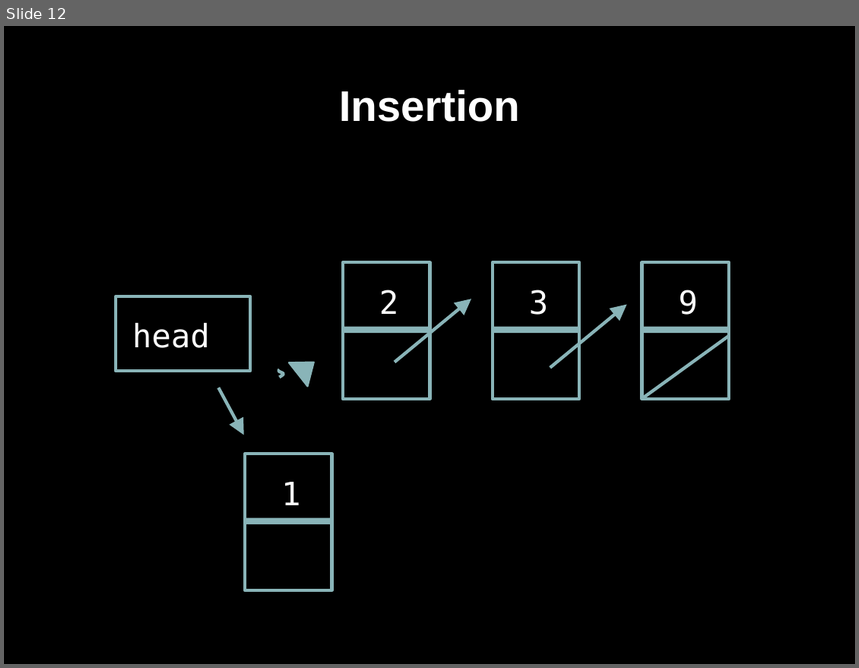
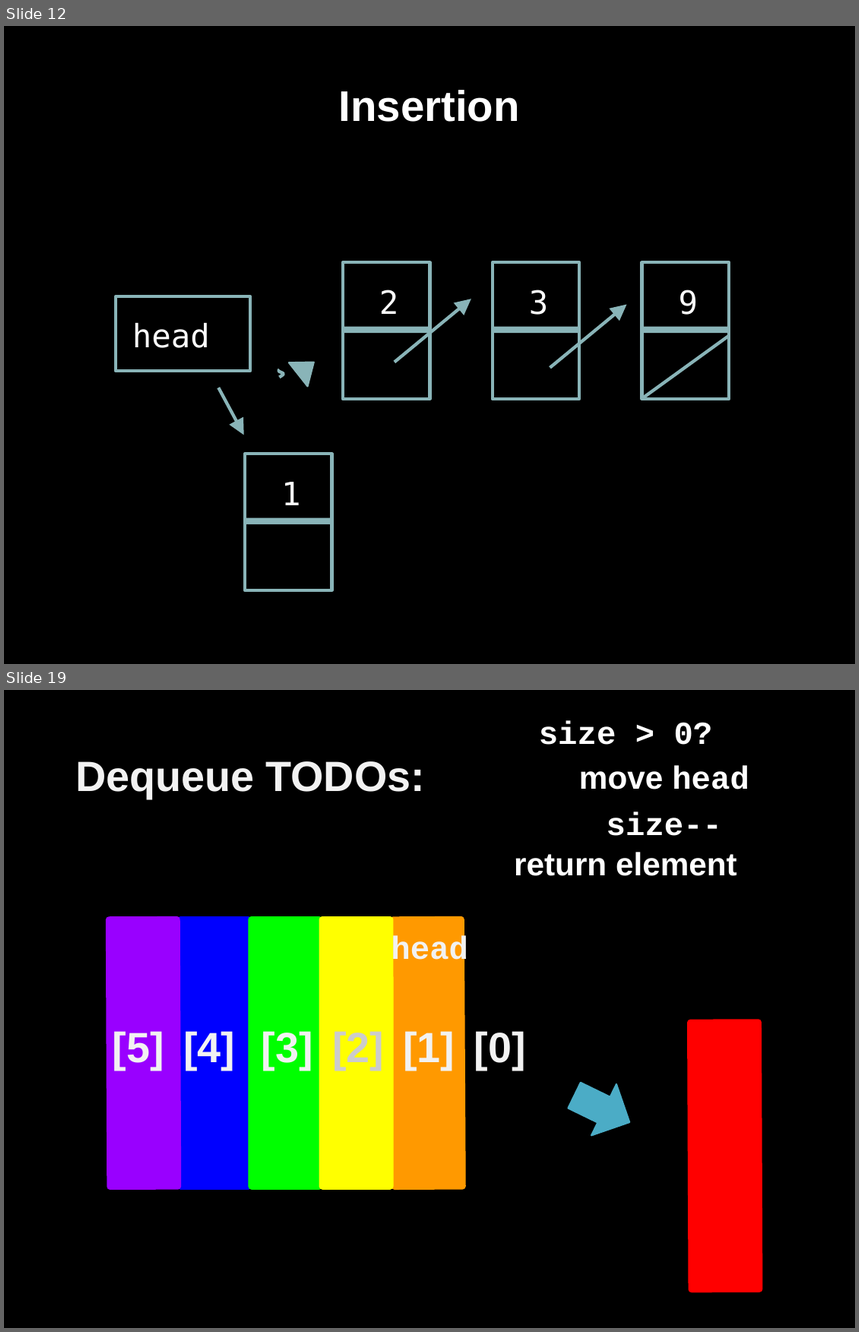
Before and after one commit to bagustris/prokom-tf, a slide deck: prokom6.odp. Shown one above the other, each under a label of ours: slide 12 before the commit, slides 12 and 19 after it; the slides between them are not shown. The pictures are 859x668 and 859x1332 pixels, drawn with LibreOffice and Linux fonts; fonts in the diff are those of the drawing. Boxes give left, top, right and bottom in pixels: in the first picture for what was removed or moved away, otherwise in the second. Text is boxed around its words. In the diff, an @@ line names an element or a change of style, - is before the commit and + after.

```diff
--- a/prokom6.odp
+++ b/prokom6.odp
@@ slide 19 added at (x1=4, y1=690, x2=855, y2=1328), background #000000 @@
@@ text added at (x1=514, y1=720, x2=750, y2=876), 30 pt, text #FFFFFF, bold @@
+size > 0?
+move head
+size--
+return element
+{
@@ text added at (x1=75, y1=761, x2=425, y2=799), 39.5 pt, text #F2F2F2, bold @@
+Dequeue TODOs:
@@ rectangle added at (x1=110, y1=920, x2=178, y2=1187), fill #9900FF, outline #9900FF 6.01 pt @@
@@ rectangle added at (x1=181, y1=920, x2=249, y2=1187), fill #0000FF, outline #0000FF 6.01 pt @@
@@ rectangle added at (x1=252, y1=920, x2=320, y2=1187), fill #00FF00, outline #00FF00 6.01 pt @@
@@ rectangle added at (x1=322, y1=920, x2=390, y2=1187), fill #FFFF00, outline #FFFF00 6.01 pt @@
@@ text added at (x1=391, y1=936, x2=468, y2=969), 30 pt, text #F2F2F2, bold @@
+head
@@ rectangle added at (x1=393, y1=920, x2=463, y2=1187), fill #FF9900, outline #FF9900 6.01 pt @@
@@ text added at (x1=113, y1=1031, x2=164, y2=1071), 39.5 pt, text #F2F2F2, bold @@
+[5]
@@ text added at (x1=183, y1=1031, x2=235, y2=1071), 39.5 pt, text #F2F2F2, bold @@
+[4]
@@ text added at (x1=262, y1=1031, x2=313, y2=1071), 39.5 pt, text #F2F2F2, bold @@
+[3]
@@ text added at (x1=332, y1=1031, x2=384, y2=1071), 39.5 pt, text #CCCCCC, bold @@
+[2]
@@ text added at (x1=403, y1=1031, x2=455, y2=1071), 39.5 pt, text #F2F2F2, bold @@
+[1]
@@ text added at (x1=474, y1=1031, x2=526, y2=1071), 39.5 pt, text #F2F2F2, bold @@
+[0]
@@ rectangle added at (x1=691, y1=1023, x2=760, y2=1290), fill #FF0000, outline #FF0000 6.01 pt @@
@@ right arrow added at (x1=563, y1=1070, x2=643, y2=1148), fill #4BACC6, outline #4BACC6 1.5 pt @@
```
Also in this commit, not shown: 7 slides changed, 31 other slides added, 1 slide removed, 8 other files.
